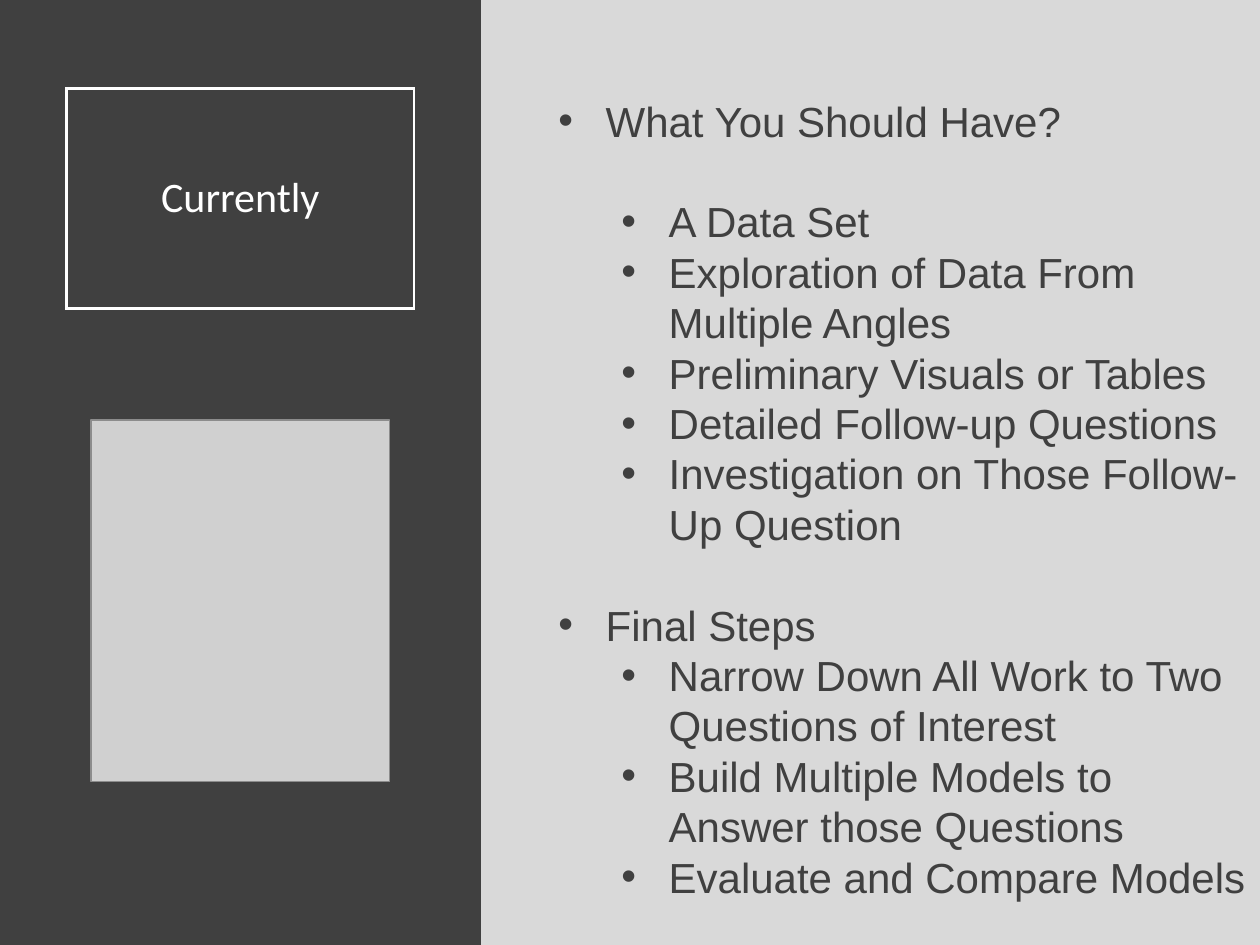
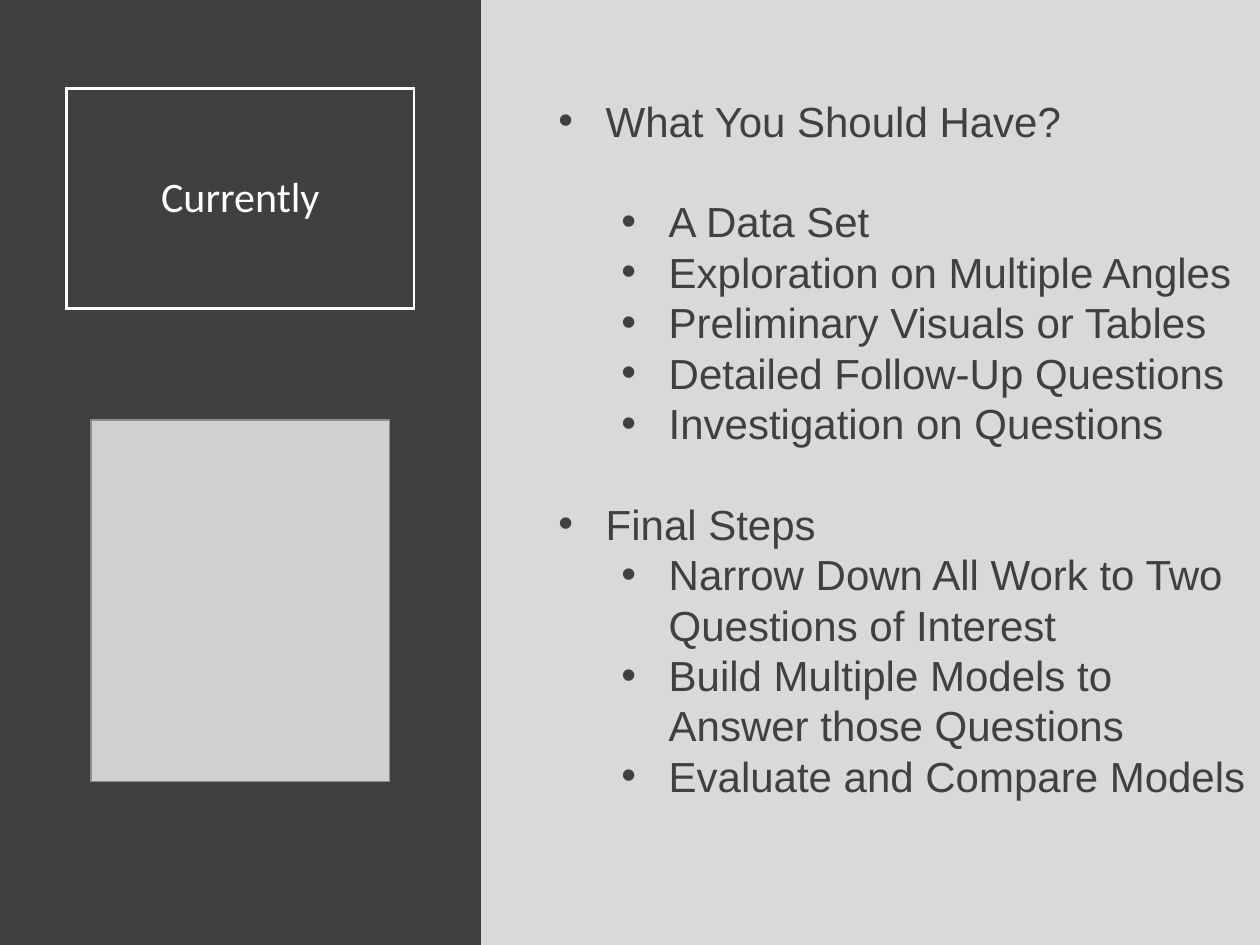
Before and after one commit to Yixf-Self/STOR320_WEBSITE, a slide deck: slide 2 of Lecture/Lecture 26/Lecture 26.pptx. Drawn at 1260x945 pixels with LibreOffice and Linux fonts; fonts in the diff are those of the drawing; grey boxes stand for pictures. Boxes give left, top, right and bottom in pixels: in the first picture for what was removed or moved away, otherwise in the second. Text is boxed around its words. In the diff, an @@ line names an element or a change of style, - is before the commit and + after.

```diff
--- a/Lecture/Lecture 26/Lecture 26.pptx
+++ b/Lecture/Lecture 26/Lecture 26.pptx
@@ text at (x1=669, y1=257, x2=1231, y2=296): text changed @@
-  • Exploration of Data From Multiple Angles
+  • Exploration on Multiple Angles
@@ text at (x1=669, y1=358, x2=1224, y2=447): text changed @@
-  • Detailed Follow-up Questions
-  • Investigation on Those Follow-Up Question
+  • Detailed Follow-Up Questions
+  • Investigation on Questions
```
Also in this commit, not shown: 2 other slides changed, 8 slides added, 8 other files.
